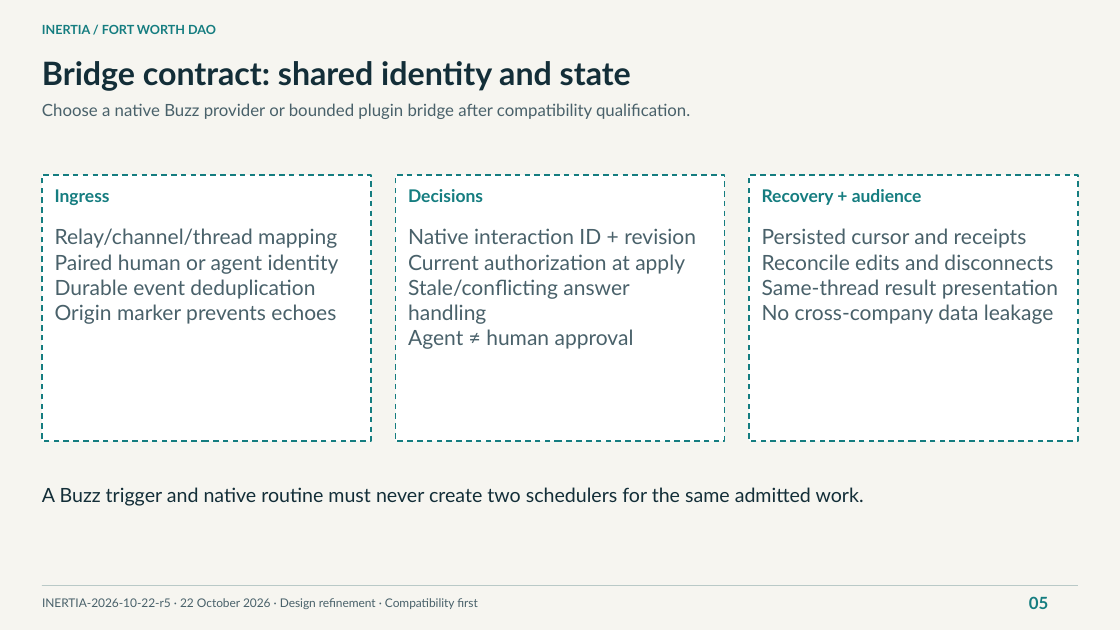
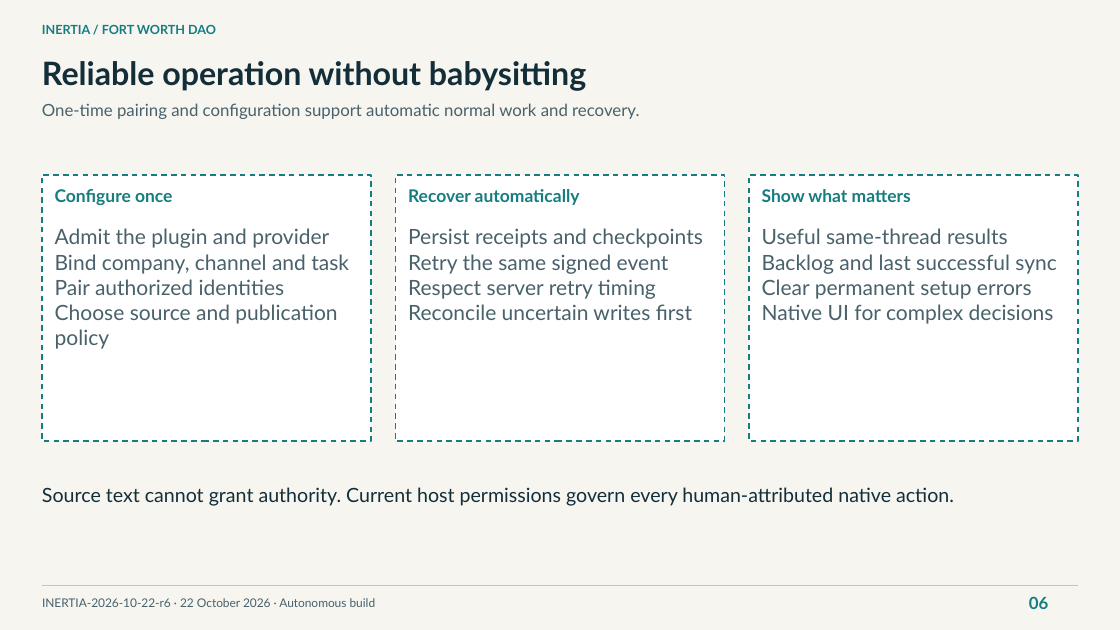
Before and after one commit to NetRxn/Inertia, a slide deck: slide 6 of Inertia-Architecture.pptx (slide 5 before the commit). Drawn at 1120x630 pixels with LibreOffice and Linux fonts; fonts in the diff are those of the drawing. Boxes give left, top, right and bottom in pixels: in the first picture for what was removed or moved away, otherwise in the second. Text is boxed around its words. In the diff, an @@ line names an element or a change of style, - is before the commit and + after.

```diff
--- a/Inertia-Architecture.pptx
+++ b/Inertia-Architecture.pptx
@@ text at box(42, 61, 586, 91): text changed @@
-Bridge contract: shared identity and state
+Reliable operation without babysitting
@@ text at box(42, 103, 639, 119): text changed @@
-Choose a native Buzz provider or bounded plugin bridge after compatibility qualification.
+One-time pairing and configuration support automatic normal work and recovery.
@@ text at box(55, 189, 172, 205): text changed @@
-Ingress
+Configure once
@@ text at box(408, 189, 580, 205): text changed @@
-Decisions
+Recover automatically
@@ text at box(762, 189, 911, 202): text changed @@
-Recovery + audience
+Show what matters
@@ text at box(55, 228, 349, 349): text changed @@
-Relay/channel/thread mapping
-Paired human or agent identity
-Durable event deduplication
-Origin marker prevents echoes
+Admit the plugin and provider
+Bind company, channel and task
+Pair authorized identities
+Choose source and publication policy
@@ text at box(408, 228, 703, 320): text changed @@
-Native interaction ID + revision
-Current authorization at apply
-Stale/conflicting answer handling
-Agent ≠ human approval
+Persist receipts and checkpoints
+Retry the same signed event
+Respect server retry timing
+Reconcile uncertain writes first
@@ text at box(762, 228, 1057, 324): text changed @@
-Persisted cursor and receipts
-Reconcile edits and disconnects
-Same-thread result presentation
-No cross-company data leakage
+Useful same-thread results
+Backlog and last successful sync
+Clear permanent setup errors
+Native UI for complex decisions
@@ text at box(42, 487, 954, 506): text changed @@
-A Buzz trigger and native routine must never create two schedulers for the same admitted work.
+Source text cannot grant authority. Current host permissions govern every human-attributed native action.
@@ text at box(42, 598, 376, 607): text changed @@
-INERTIA-2026-10-22-r5 · 22 October 2026 · Design refinement · Compatibility first
+INERTIA-2026-10-22-r6 · 22 October 2026 · Autonomous build
@@ text at box(1029, 596, 1048, 609): text changed @@
-05
+06
```
Also in this commit, not shown: 5 other slides changed, 2 slides added, 1 slide removed, 4 other files.
